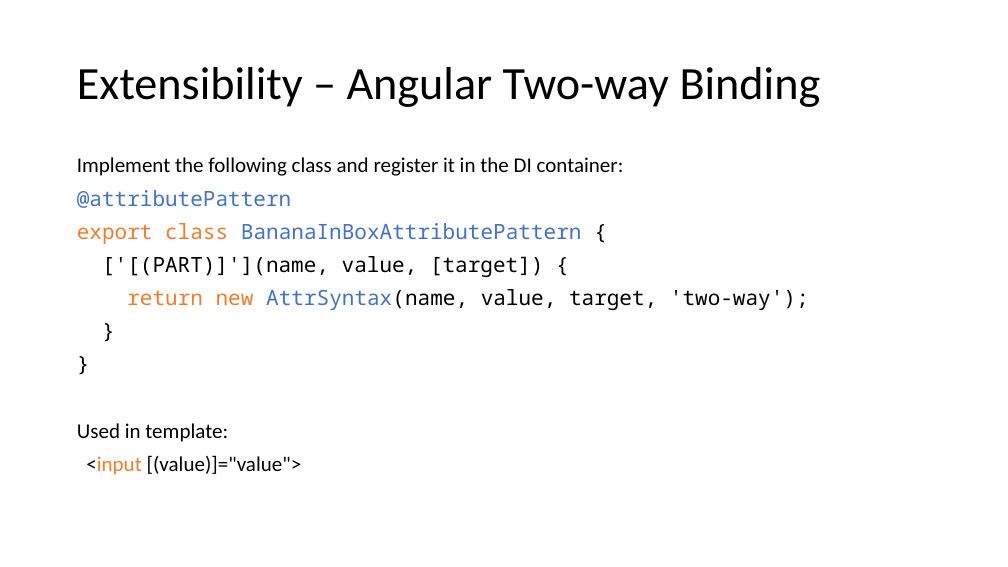
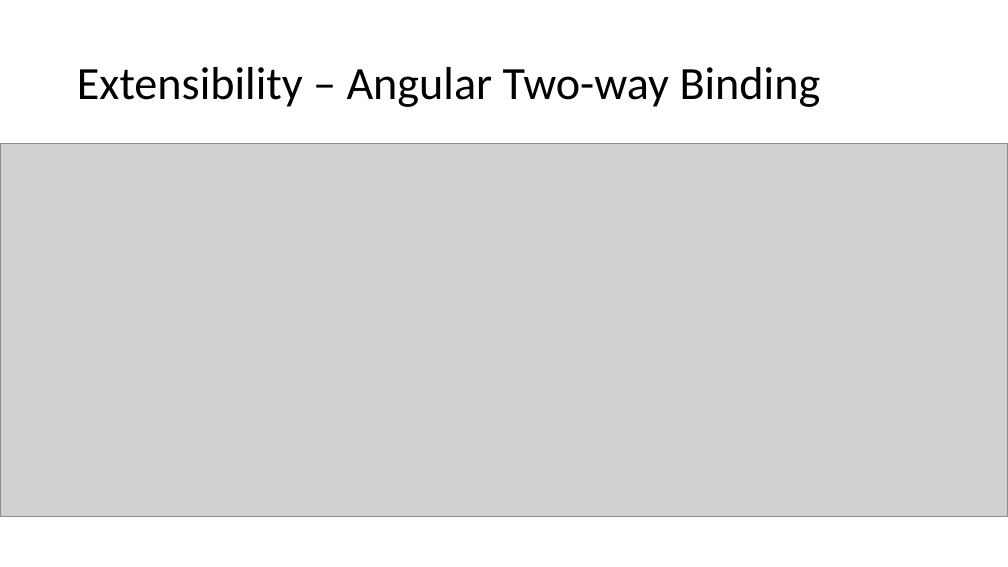
Before and after one commit to mobilemancer/aurelia2-demos, a slide deck: slide 13 of Presentations/Aurelia2 The new Hotness.pptx. Drawn at 1008x567 pixels with LibreOffice and Linux fonts; fonts in the diff are those of the drawing; grey boxes stand for pictures. Boxes give left, top, right and bottom in pixels: in the first picture for what was removed or moved away, otherwise in the second. Text is boxed around its words. In the diff, an @@ line names an element or a change of style, - is before the commit and + after.

Commit message:
last version of the presentation

```diff
--- a/Presentations/Aurelia2 The new Hotness.pptx
+++ b/Presentations/Aurelia2 The new Hotness.pptx
@@ picture added at [1,144,1007,517] @@
@@ text removed at [77,157,809,475] @@
-Implement the following class and register it in the DI container:
-@attributePattern
-export class BananaInBoxAttributePattern {
-['[(PART)]'](name, value, [target]) {
-return new AttrSyntax(name, value, target, 'two-way');
-}
-}
-Used in template:
-<input [(value)]="value">
```
Also in this commit, not shown: 14 other slides changed, 1 slide added, 1 other file.
